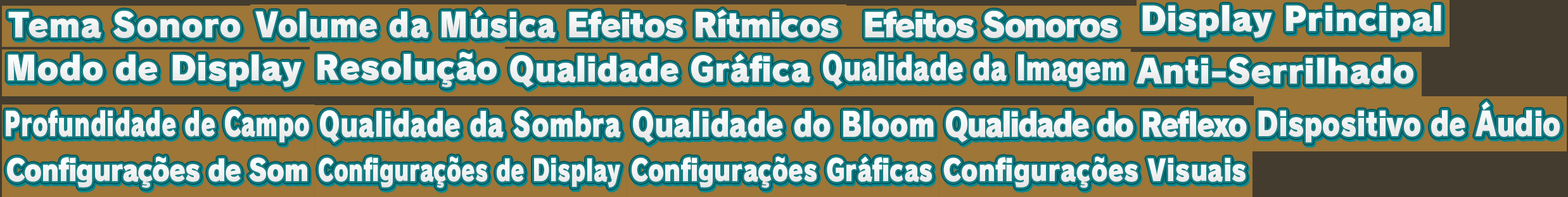
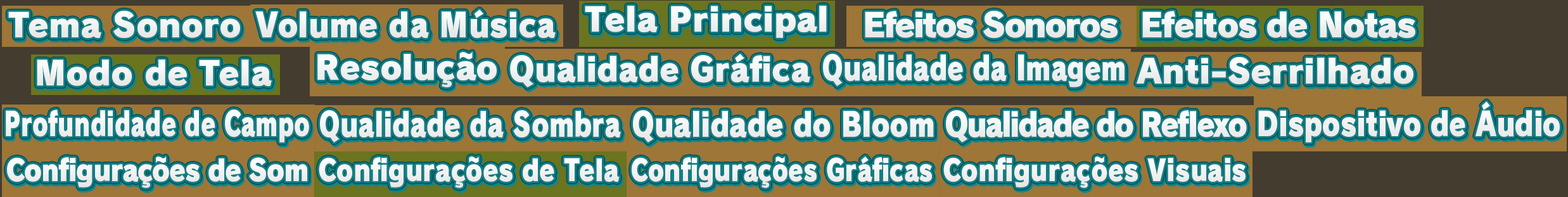
Layers edited between the first and the second (1568, 197) image:
added group "Configurações de Tela (New)" with 2 layers above "Configurações de Display" over (x1=314, y1=151, x2=627, y2=197)
added layer "Configurações de Tela" in group "Configurações de Tela (New)" over (x1=318, y1=156, x2=620, y2=189)
added layer "Camada 21" in group "Configurações de Tela (New)" over (x1=314, y1=151, x2=627, y2=197)
hid group "Configurações de Display" (1st of 4) (2 layers) over (x1=314, y1=151, x2=627, y2=197)
added group "Modo de Tela (New)" with 2 layers above "Modo de Display" over (x1=31, y1=54, x2=281, y2=96)
added layer "Modo de Tela" in group "Modo de Tela (New)" over (x1=36, y1=59, x2=272, y2=87)
added layer "Plano de Fundo" (1st of 3, in "Modo de Tela (New)") in group "Modo de Tela (New)" over (x1=31, y1=54, x2=281, y2=96)
hid group "Modo de Display" (1st of 2) (2 layers) over (x1=1, y1=49, x2=310, y2=97)
added group "Tela Principal (New)" with 2 layers above "Display Principal" over (x1=579, y1=0, x2=835, y2=47)
added layer "Tela Principal" in group "Tela Principal (New)" over (x1=584, y1=5, x2=827, y2=39)
added layer "Plano de Fundo" (2nd of 3, in "Tela Principal (New)") in group "Tela Principal (New)" over (x1=579, y1=0, x2=835, y2=47)
hid group "Display Principal" (1st of 2) (2 layers) over (x1=1136, y1=0, x2=1450, y2=47)
added group "Efeitos de Notas (New)" with 2 layers above "Efeitos Rítmicos" over (x1=1136, y1=5, x2=1424, y2=47)
added layer "Efeitos de Notas" in group "Efeitos de Notas (New)" over (x1=1142, y1=10, x2=1416, y2=39)
added layer "Plano de Fundo" (3rd of 3, in "Efeitos de Notas (New)") in group "Efeitos de Notas (New)" over (x1=1136, y1=5, x2=1424, y2=47)
hid group "Efeitos Rítmicos" (1st of 2) (2 layers) over (x1=563, y1=4, x2=847, y2=47)
